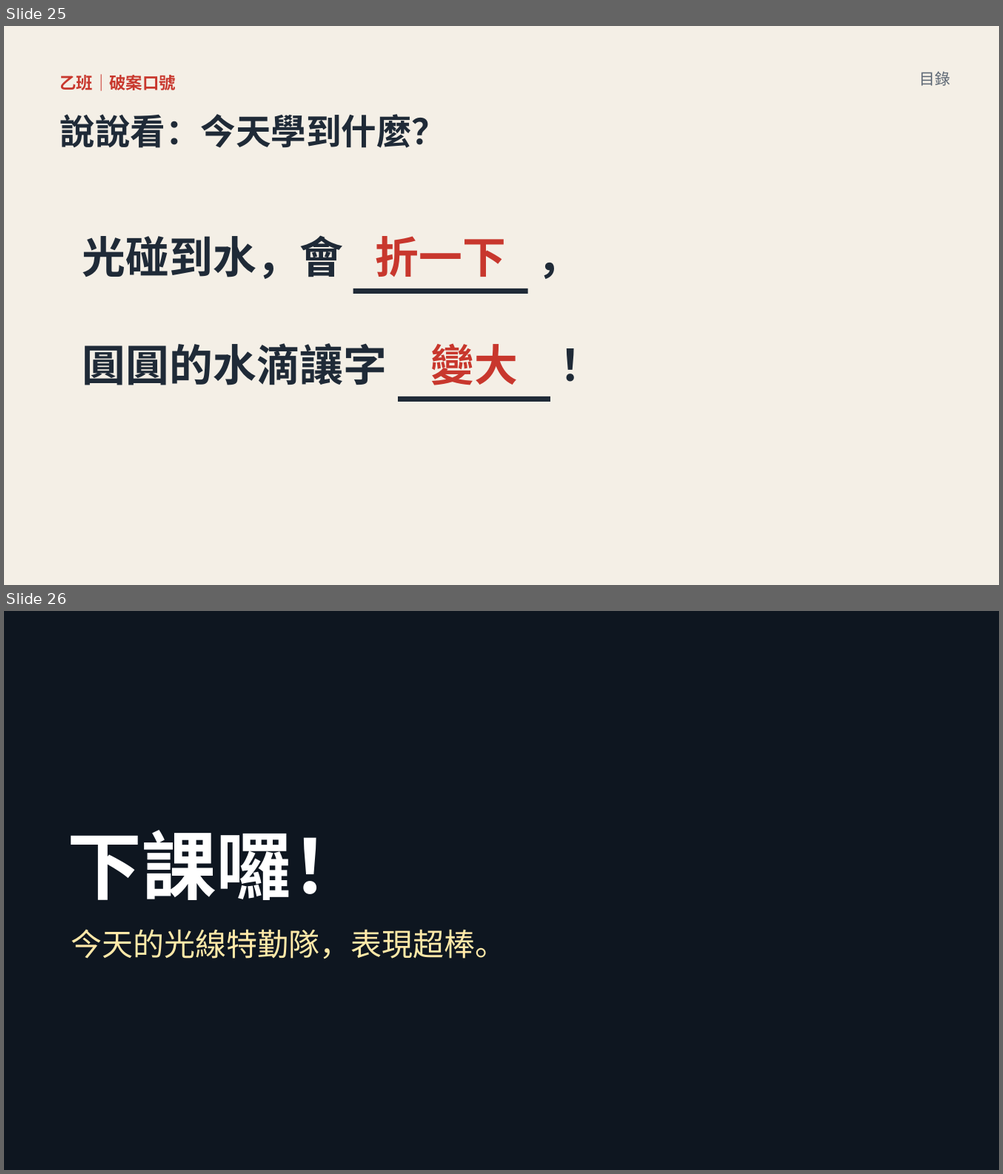
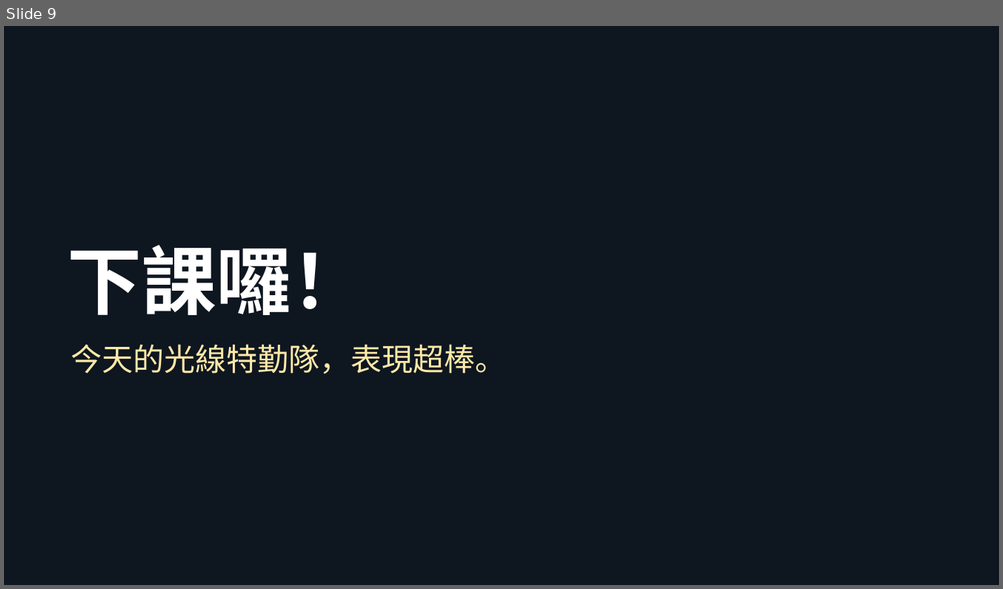
Before and after one commit to classtools1020/classtools1020.github.io, a slide deck: light-refract/1016/slides.pptx. Shown one above the other, each under a label of ours: slides 25 and 26 before the commit, slide 9 after it. The pictures are 1003x1174 and 1003x589 pixels, drawn with LibreOffice and Linux fonts; fonts in the diff are those of the drawing; background and template pictures are left out; a plain dark background stands for a picture behind light text. Boxes give left, top, right and bottom in pixels: in the first picture for what was removed or moved away, otherwise in the second. Text is boxed around its words. In the diff, an @@ line names an element or a change of style, - is before the commit and + after.

```diff
--- a/light-refract/1016/slides.pptx
+++ b/light-refract/1016/slides.pptx
@@ slide 25 removed at bbox=[4, 26, 999, 585], background #FFFFFF @@
@@ rectangle removed at bbox=[4, 26, 999, 585] @@
@@ text removed at bbox=[60, 74, 176, 91] @@
-乙班｜破案口號
@@ text removed at bbox=[919, 71, 950, 86] @@
-目錄
@@ text removed at bbox=[60, 114, 447, 148] @@
-說說看：今天學到什麼？
@@ text removed at bbox=[534, 220, 601, 295] @@
-，
@@ text removed at bbox=[82, 235, 344, 279] @@
-光碰到水，會
@@ text removed at bbox=[375, 236, 505, 277] @@
-折一下
@@ rectangle removed at bbox=[353, 289, 528, 294] @@
@@ text removed at bbox=[556, 328, 623, 403] @@
-！
@@ text removed at bbox=[82, 343, 387, 386] @@
-圓圓的水滴讓字
@@ text removed at bbox=[430, 343, 518, 386] @@
-變大
@@ rectangle removed at bbox=[398, 397, 550, 402] @@
@@ what was slide 26 is now slide 9 @@
```
Also in this commit, not shown: 4 slides changed, 16 other slides removed, 8 other files.
